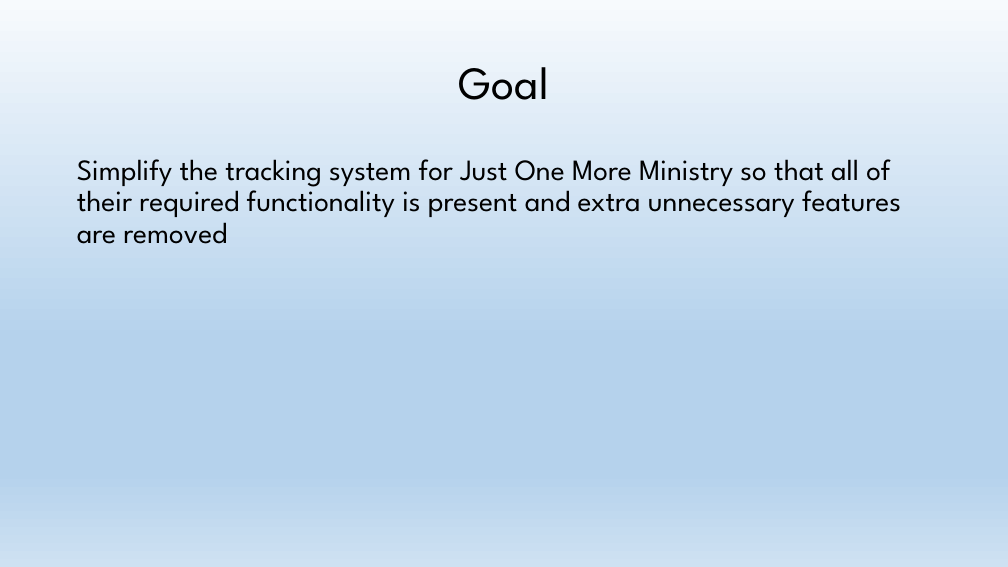
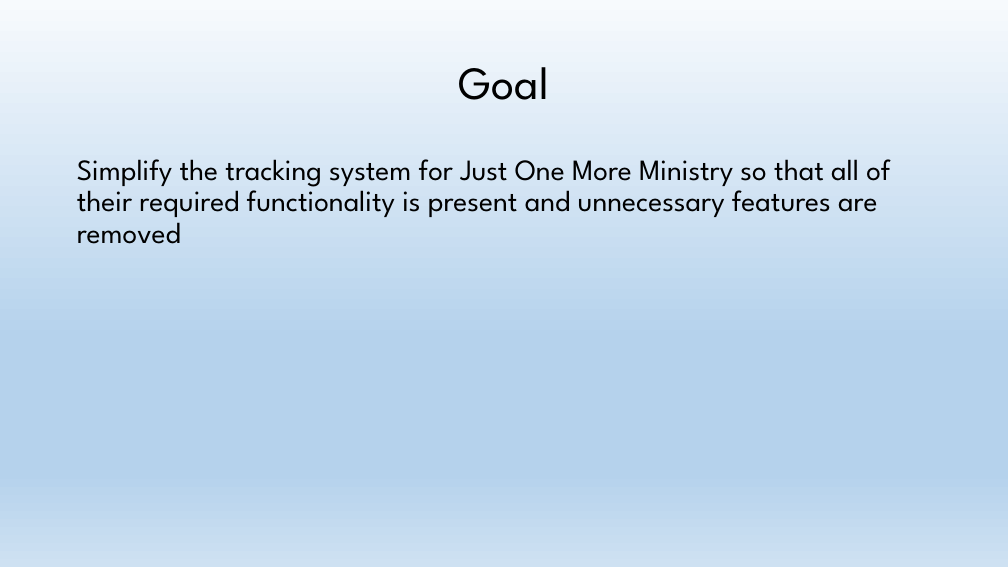
Before and after one commit to ShawnStrong/JustTwoMore, a slide deck: slide 3 of User Eval Report.pptx. Drawn at 1008x567 pixels with LibreOffice and Linux fonts; fonts in the diff are those of the drawing. Boxes give left, top, right and bottom in pixels: in the first picture for what was removed or moved away, otherwise in the second. Text is boxed around its words. In the diff, an @@ line names an element or a change of style, - is before the commit and + after.

```diff
--- a/User Eval Report.pptx
+++ b/User Eval Report.pptx
@@ text at (x1=77, y1=159, x2=890, y2=244): text changed @@
-Simplify the tracking system for Just One More Ministry so that all of their required functionality is present and extra unnecessary features are removed
+Simplify the tracking system for Just One More Ministry so that all of their required functionality is present and unnecessary features are removed
```
Also in this commit, not shown: 1 other slide changed.
